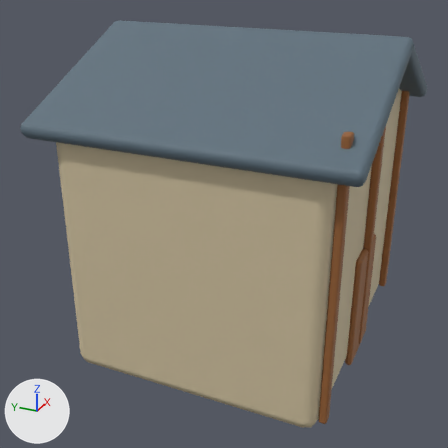
Renders of the Blender file authoring/JPN-13.blend from each side of a commit.
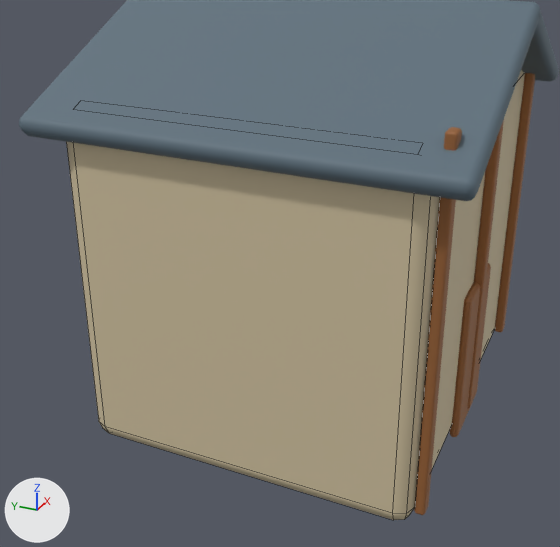
The first picture shows the older version from a camera (50 mm lens) standing at (-5.97, -2.41, 4.23) and looking at (-0.25, 0.16, 1.37). The close-ups show the older and then the newer version on the part from 1% to 96% of the width and 8% to 100% of the height of that picture. Only the edits that show in the close-ups are written down. Lighting does not change. The marker at lower left points along +X, +Y and +Z. The close-ups show mesh edges as thin lines.

Names of what the first close-up shows: 'door', 'house', 'tiled roof', 'tiled roof.001', 'timber frame', 'timber frame.001', 'timber frame.002'.
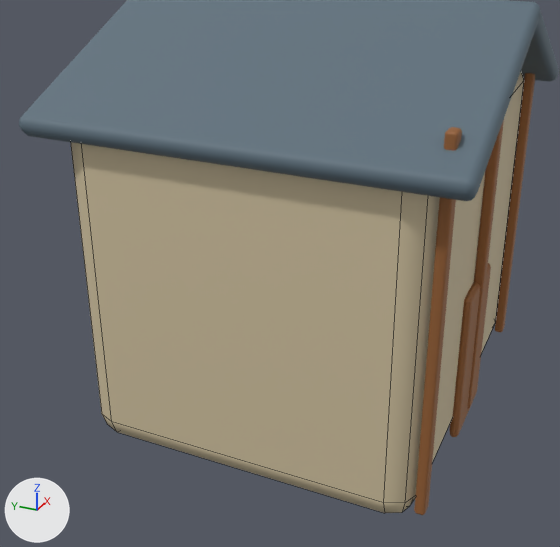
Scene script edits in JSON lines:
```json
{"block": "ob_house", "where": "_m = ob_house.modifiers.new('soft manufactured edges', 'BEVEL')"}
{"op": "set", "path": "_m.width", "old": "0.13", "new": "0.2"}
{"op": "set", "path": "_m.width_pct", "old": "0.13", "new": "0.2"}
```

Location of each change, [x1, y1, x2, y2] in pixels of the close-ups (560 x 547 px):
```json
{"object": "house", "change": "modifiers changed", "before": [66, 70, 525, 520], "after": [71, 72, 524, 513]}
```
